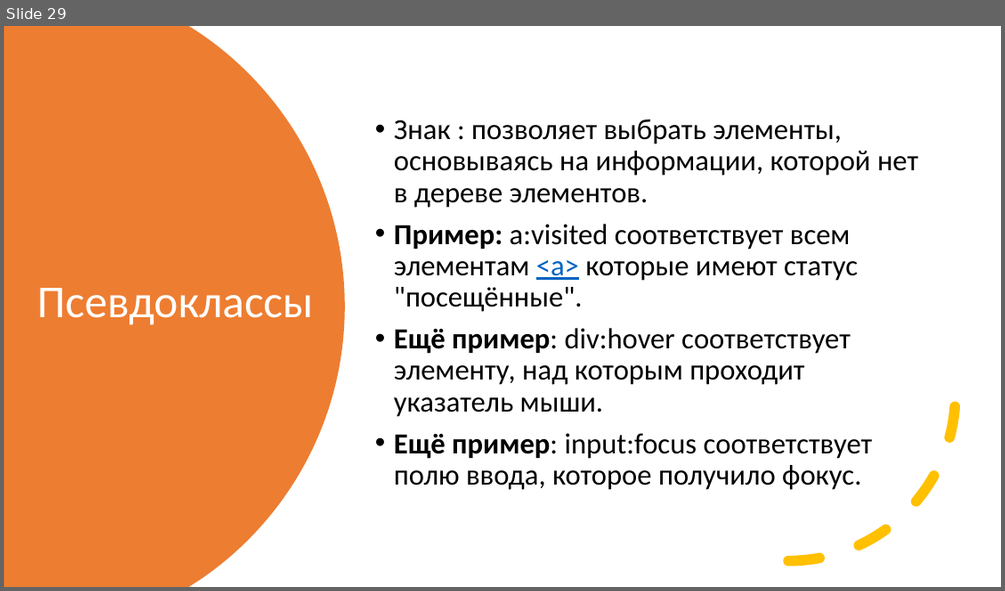
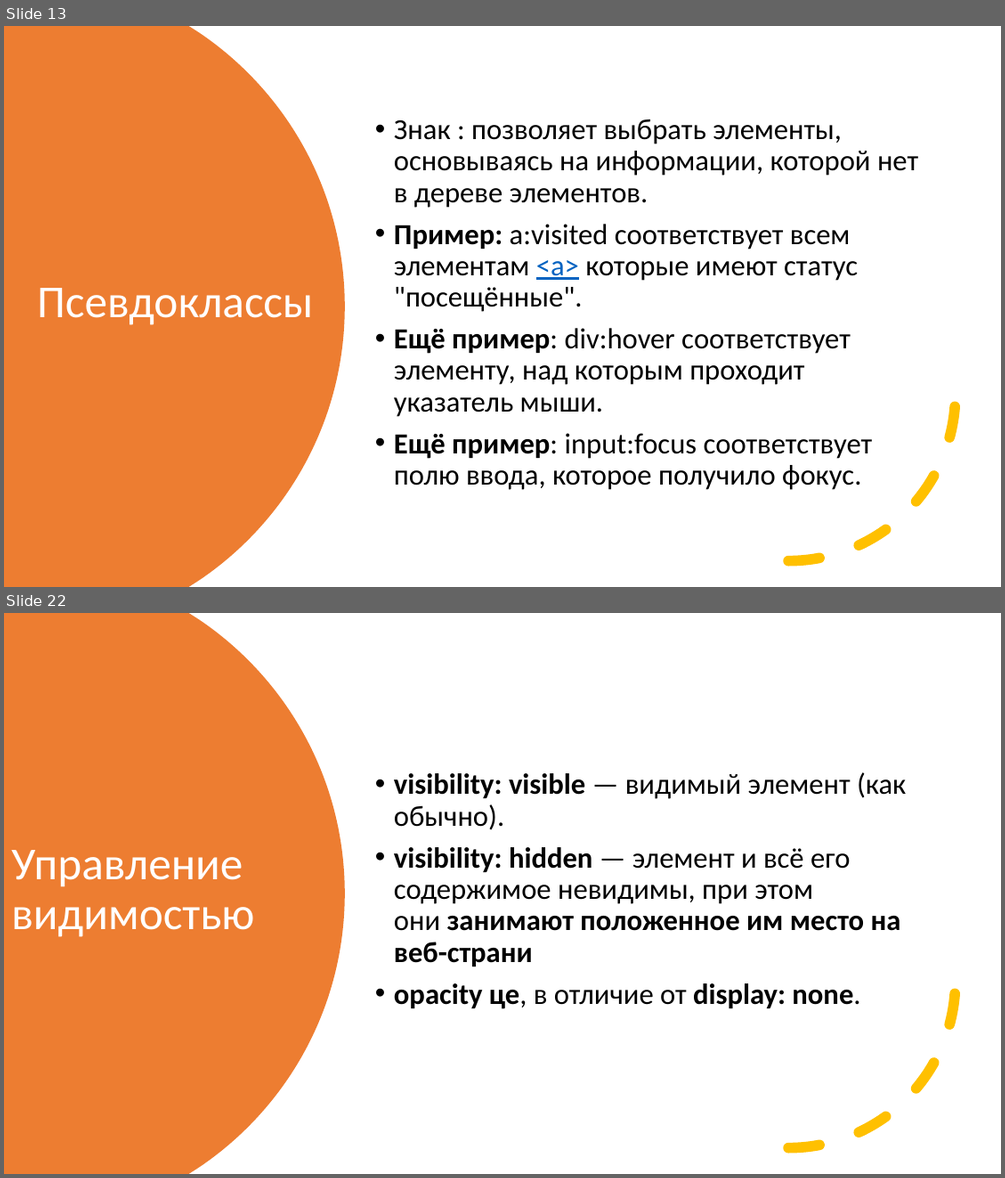
Before and after one commit to sashaklimenok/mentoring, a slide deck: Lesson-6/Presentation2.pptx. Shown one above the other, each under a label of ours: slide 29 before the commit, slides 13 and 22 after it; the slides between them are not shown. The pictures are 1005x591 and 1005x1178 pixels, drawn with LibreOffice and Linux fonts; fonts in the diff are those of the drawing. Boxes give left, top, right and bottom in pixels: in the first picture for what was removed or moved away, otherwise in the second. Text is boxed around its words. In the diff, an @@ line names an element or a change of style, - is before the commit and + after.

```diff
--- a/Lesson-6/Presentation2.pptx
+++ b/Lesson-6/Presentation2.pptx
@@ slide 22 added at (x1=4, y1=613, x2=1001, y2=1174), background #FFFFFF @@
@@ freeform shape added at (x1=4, y1=613, x2=345, y2=1174), fill #ED7D31 @@
@@ text added at (x1=394, y1=772, x2=906, y2=1009), 28 pt, text #000000, bold @@
+• visibility: visible — видимый элемент (как обычно).
+• visibility: hidden — элемент и всё его содержимое невидимы, при этом они занимают положенное им место на веб-страни
+• opacity це, в отличие от display: none.
@@ arc (boxed as its full ellipse) added at (x1=622, y1=814, x2=956, y2=1149), outline #FFC000 10 pt dashed @@
@@ title added at (x1=11, y1=850, x2=254, y2=937), 44 pt, text #FFFFFF @@
+Управление видимостью
@@ what was slide 29 is now slide 13 @@
```
Also in this commit, not shown: 3 slides changed, 7 other slides added, 15 slides removed, 1 other file.
